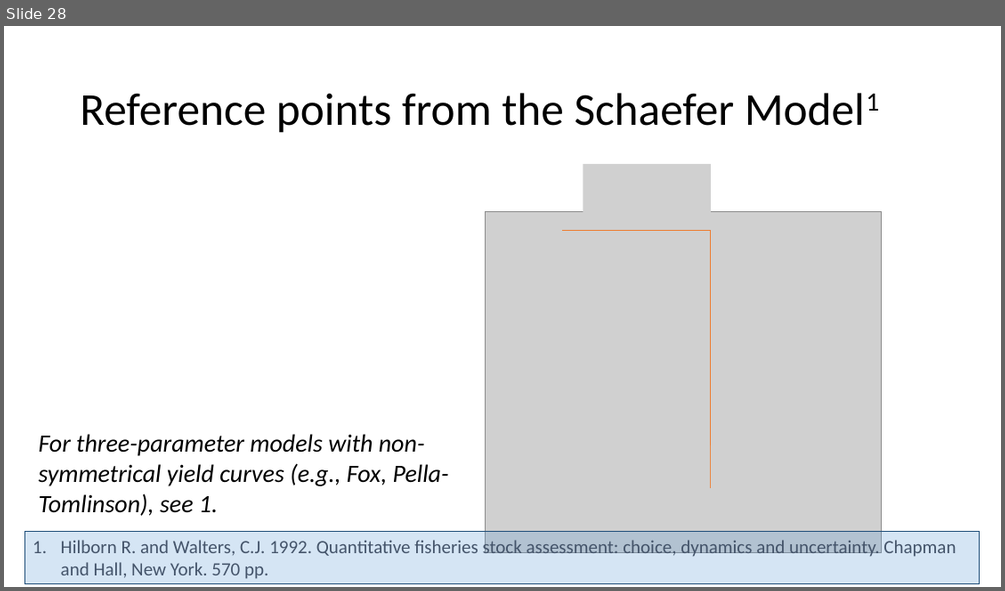
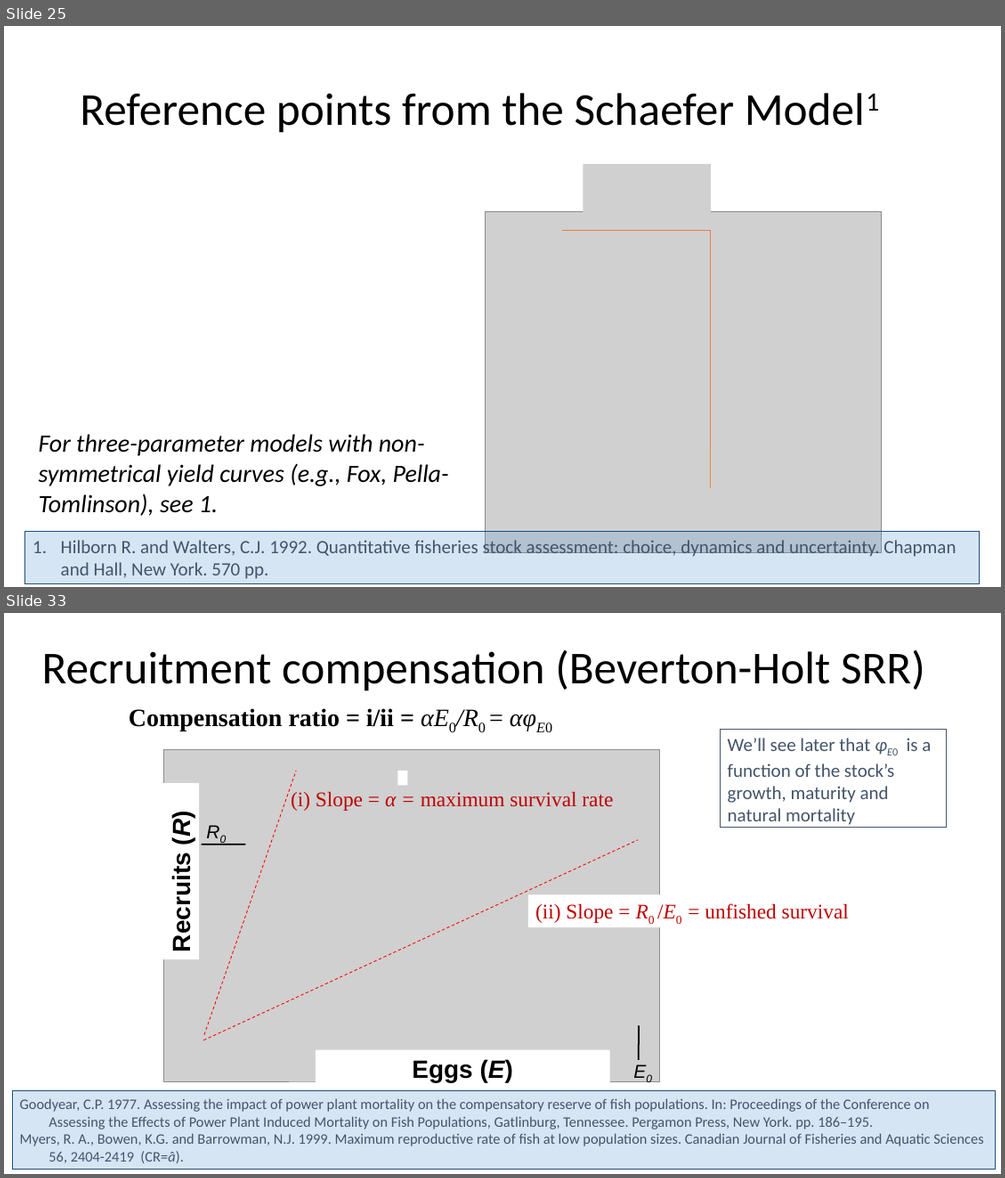
Before and after one commit to TESA-workshops/Ref-Pt-101, a slide deck: RefPt101_draft+rf.pptx. Shown one above the other, each under a label of ours: slide 28 before the commit, slides 25 and 33 after it; the slides between them are not shown. The pictures are 1005x591 and 1005x1178 pixels, drawn with LibreOffice and Linux fonts; fonts in the diff are those of the drawing; grey boxes stand for pictures. Boxes give left, top, right and bottom in pixels: in the first picture for what was removed or moved away, otherwise in the second. Text is boxed around its words. In the diff, an @@ line names an element or a change of style, - is before the commit and + after.

```diff
--- a/RefPt101_draft+rf.pptx
+++ b/RefPt101_draft+rf.pptx
@@ slide 33 added at (4, 613, 1001, 1174), background #FFFFFF @@
@@ title added at (42, 649, 925, 691), 44 pt, text #000000 @@
+Recruitment compensation (Beverton-Holt SRR)
@@ text added at (129, 708, 394, 730), 24 pt, text #000000, bold @@
+Compensation ratio = i/ii = αE0/R0 = αφE0
@@ rectangle added at (720, 729, 947, 827), outline #44546A 0.75 pt, 18 pt, text #44546A @@
+We’ll see later that φE0 is a function of the stock’s growth, maturity and natural mortality
@@ group added at (162, 750, 860, 1087): 5 rectangles, 4 lines, 3 texts, 1 picture @@
+E0
+R0
+Recruits (R)
+Eggs (E)
+(i) Slope = α = maximum survival rate
+(ii) Slope = R0 /E0 = unfished survival
@@ rectangle added at (12, 1091, 995, 1168), fill #5B9BD5 at 25% opacity, outline #1F4E79 0.75 pt, 14 pt, text #44546A @@
+Goodyear, C.P. 1977. Assessing the impact of power plant mortality on the compensatory reserve of fish populations. In: Proceedings of the Conference on Assessing the Effects of Power Plant Induced Mortality on Fish Populations, Gatlinburg, Tennessee. Pergamon Press, New York. pp. 186–195.
+Myers, R. A., Bowen, K.G. and Barrowman, N.J. 1999. Maximum reproductive rate of fish at low population sizes. Canadian Journal of Fisheries and Aquatic Sciences 56, 2404-2419 (CR=â).
@@ what was slide 28 is now slide 25 @@
```
Also in this commit, not shown: 16 slides changed, 11 other slides added, 1 slide removed.
